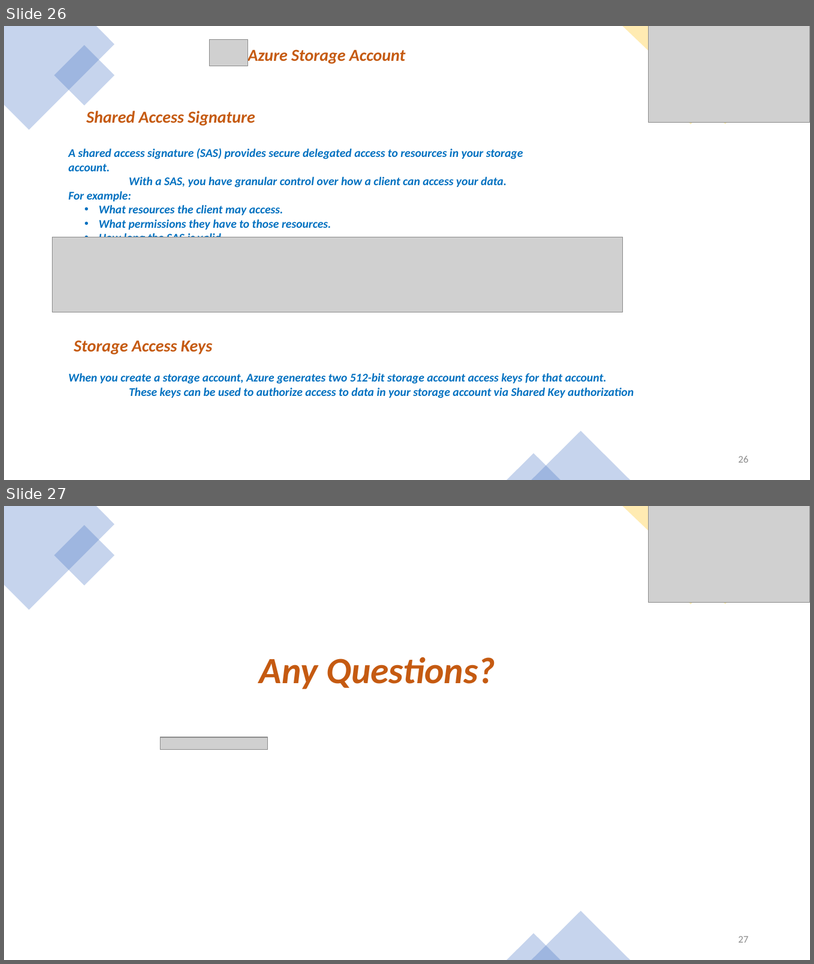
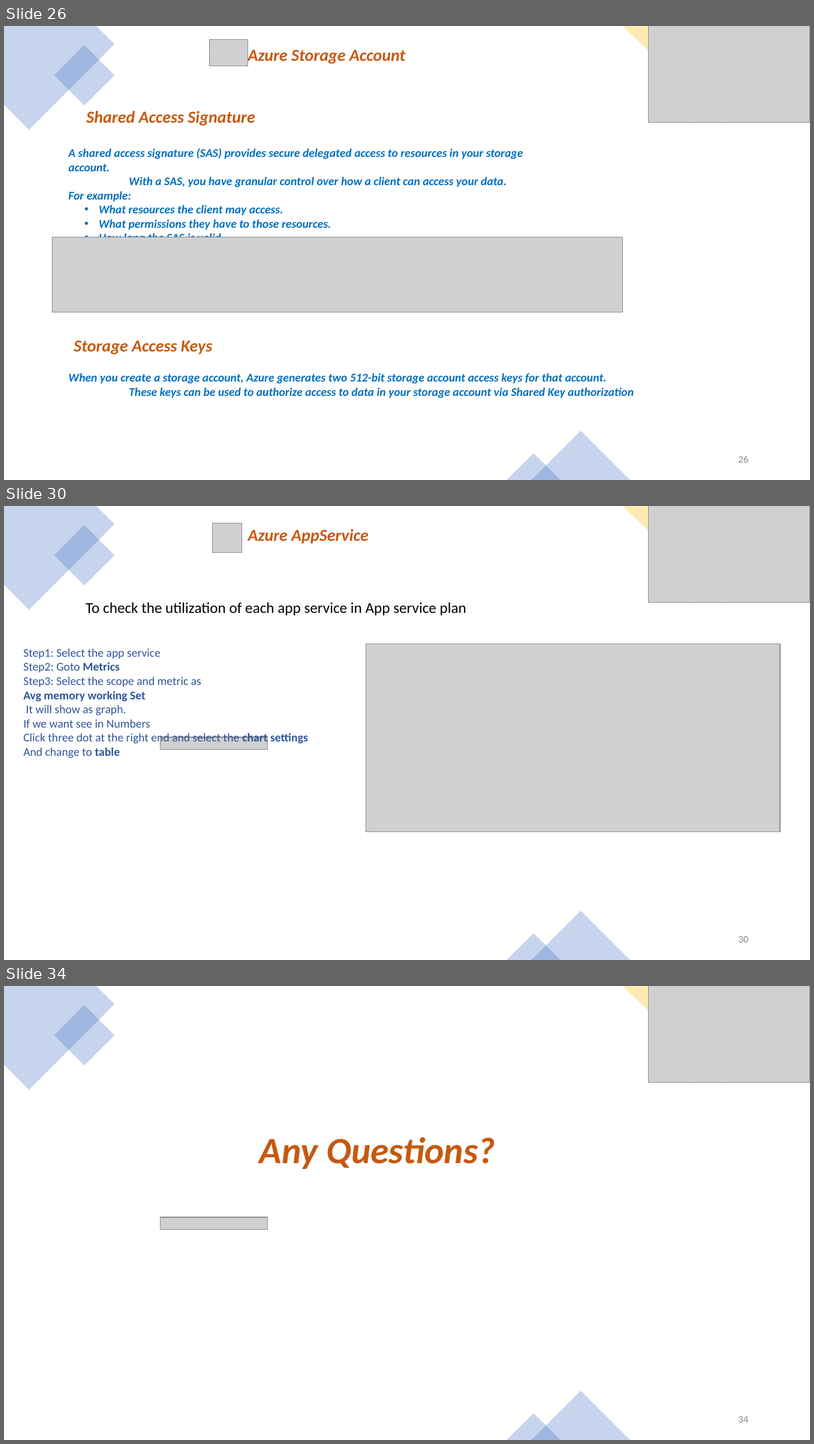
Before and after one commit to buchepalli-ramana-2/AzureDevOps, a slide deck: CoursePPT/Azure Compute.pptx. Shown one above the other, each under a label of ours: slides 26 and 27 before the commit, slides 26, 30 and 34 after it; the slides between them are not shown. The pictures are 814x964 and 814x1444 pixels, drawn with LibreOffice and Linux fonts; fonts in the diff are those of the drawing; grey boxes stand for pictures. Boxes give left, top, right and bottom in pixels: in the first picture for what was removed or moved away, otherwise in the second. Text is boxed around its words. In the diff, an @@ line names an element or a change of style, - is before the commit and + after.

```diff
--- a/CoursePPT/Azure Compute.pptx
+++ b/CoursePPT/Azure Compute.pptx
@@ slide 30 added at (x1=4, y1=506, x2=810, y2=960), background #4472C4 at 92% opacity @@
@@ rectangle added at (x1=4, y1=506, x2=810, y2=960), fill #FFFFFF @@
@@ freeform shape added at (x1=4, y1=506, x2=115, y2=610), fill #4472C4 at 30% opacity @@
@@ picture added at (x1=213, y1=523, x2=242, y2=553) @@
@@ freeform shape added at (x1=623, y1=506, x2=810, y2=604), fill #FFC000 at 30% opacity @@
@@ picture added at (x1=649, y1=506, x2=810, y2=602) @@
@@ rectangle added at (x1=54, y1=525, x2=115, y2=586), fill #4472C4 at 30% opacity @@
@@ text added at (x1=248, y1=529, x2=369, y2=544), 20 pt, text #C55A11, bold, italic @@
+Azure AppService
@@ rectangle added at (x1=659, y1=540, x2=723, y2=604), fill #FFC000 at 30% opacity @@
@@ text added at (x1=86, y1=602, x2=467, y2=615), 18 pt, text #000000 @@
+To check the utilization of each app service in App service plan
@@ text added at (x1=23, y1=648, x2=308, y2=758), 14 pt, text #2F5597 @@
+Step1: Select the app service
+Step2: Goto Metrics
+Step3: Select the scope and metric as
+Avg memory working Set
+It will show as graph.
+If we want see in Numbers
+Click three dot at the right end and select the chart settings
+And change to table
@@ picture added at (x1=366, y1=644, x2=780, y2=831) @@
@@ picture added at (x1=161, y1=737, x2=268, y2=749) @@
@@ triangle added at (x1=531, y1=911, x2=630, y2=960), fill #4472C4 at 30% opacity @@
@@ triangle added at (x1=507, y1=933, x2=561, y2=960), fill #4472C4 at 30% opacity @@
@@ page number added at (x1=738, y1=936, x2=749, y2=942), 12 pt, text #8C8C8C @@
+30
@@ what was slide 27 is now slide 34 @@
@@ page number at (x1=738, y1=1416, x2=749, y2=1422): text changed @@
-27
+34
```
Also in this commit, not shown: 6 other slides added, 2 other files.
